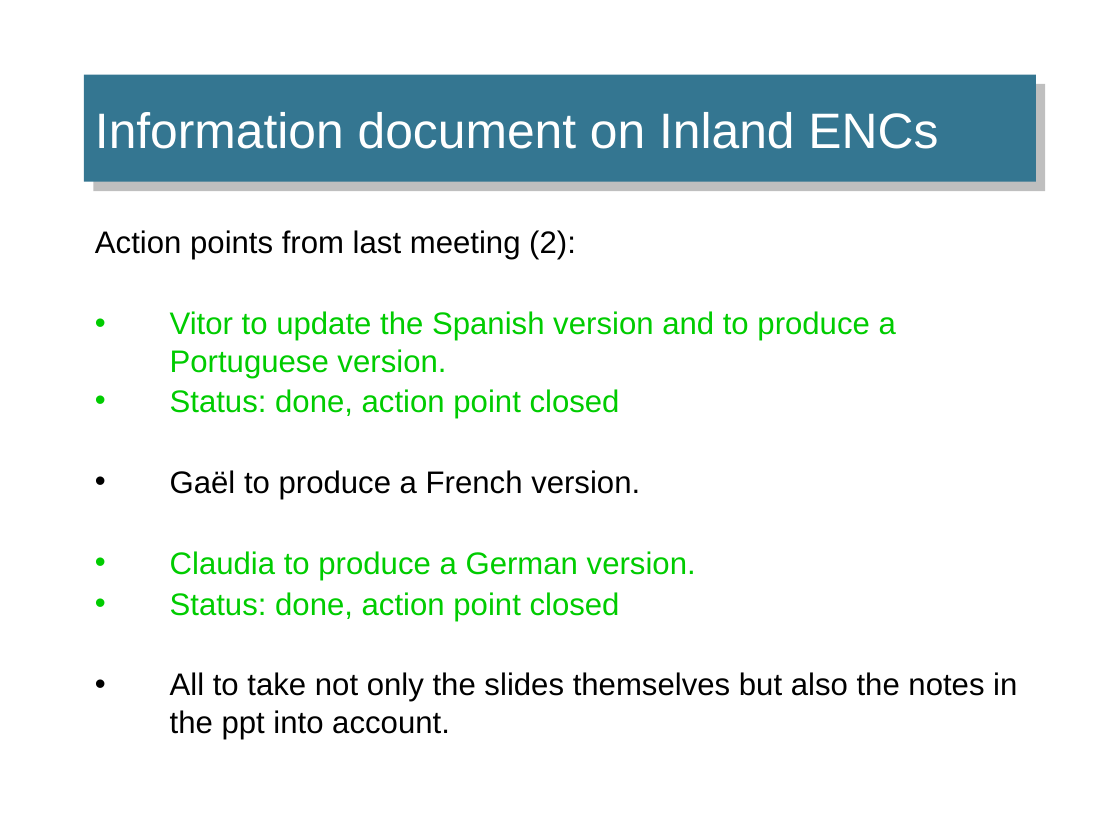
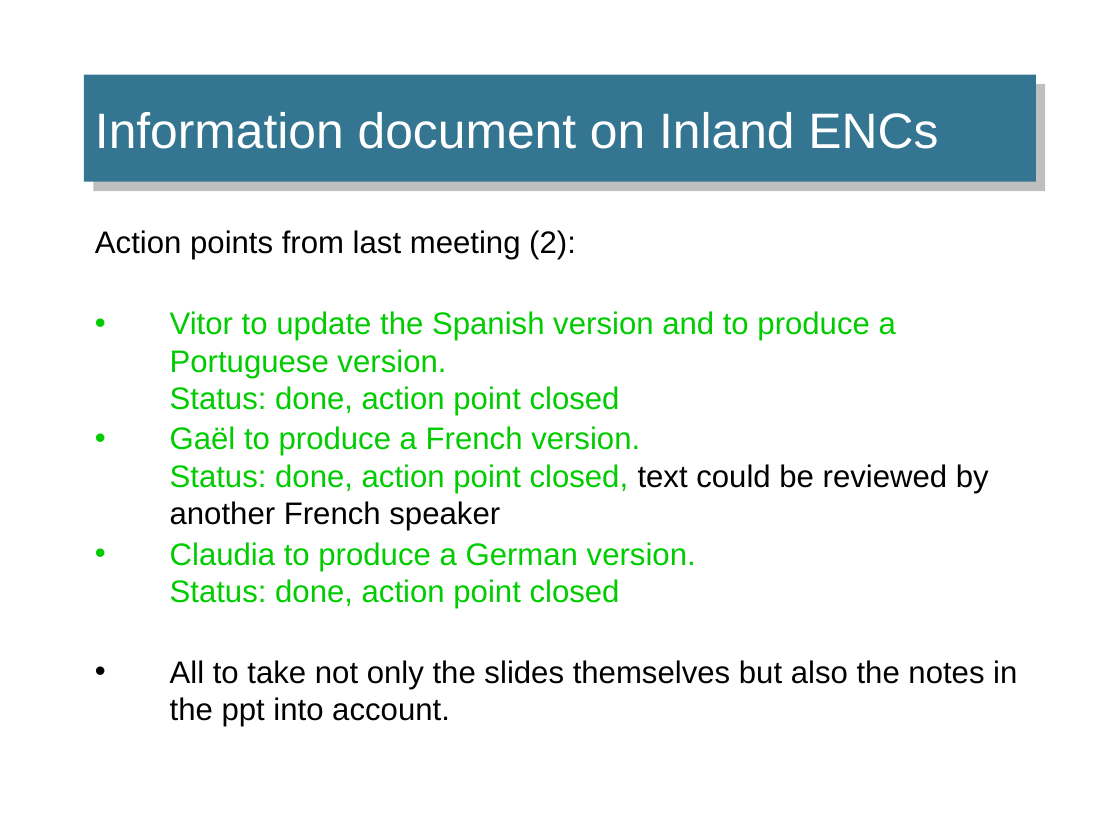
Before and after one commit to IEHG/IEHG-Meeting-2024, a slide deck: slide 116 of IEHG_2024.pptx (slide 115 before the commit). Drawn at 1120x840 pixels with LibreOffice and Linux fonts; fonts in the diff are those of the drawing; background and template pictures are left out. Boxes give left, top, right and bottom in pixels: in the first picture for what was removed or moved away, otherwise in the second. Text is boxed around its words. In the diff, an @@ line names an element or a change of style, - is before the commit and + after.

```diff
--- a/IEHG_2024.pptx
+++ b/IEHG_2024.pptx
@@ text at (x1=170, y1=311, x2=989, y2=608): text changed @@
-• Vitor to update the Spanish version and to produce a Portuguese version.
-• Status: done, action point closed
-• Gaël to produce a French version.
-• Claudia to produce a German version.
-• Status: done, action point closed
+• Vitor to update the Spanish version and to produce a Portuguese version.
+  Status: done, action point closed
+• Gaël to produce a French version.
+  Status: done, action point closed, text could be reviewed by another French speaker
+• Claudia to produce a German version.
+  Status: done, action point closed
```
Also in this commit, not shown: 7 other slides changed, 1 slide added, 1 other file.
